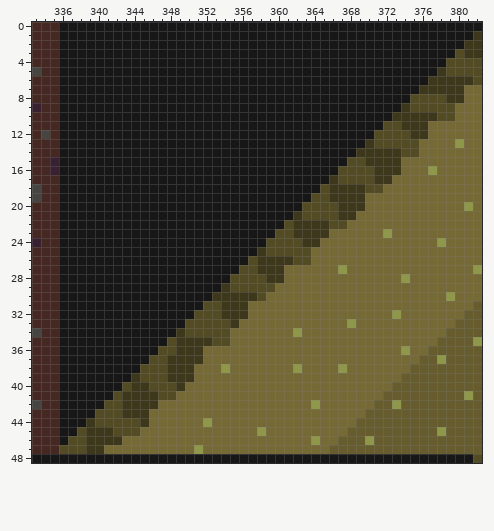
Edited in one commit: pixel-art file (Resources/GrassLevelsTileset.ase). The picture above is the old version.
384x384 pixels, 1 frame. Colours within 5 levels of each other are drawn and written as one. Shown: x 333..382, y 0..48. The commit also changed other parts of the picture, which this record leaves out.
Now the later version:
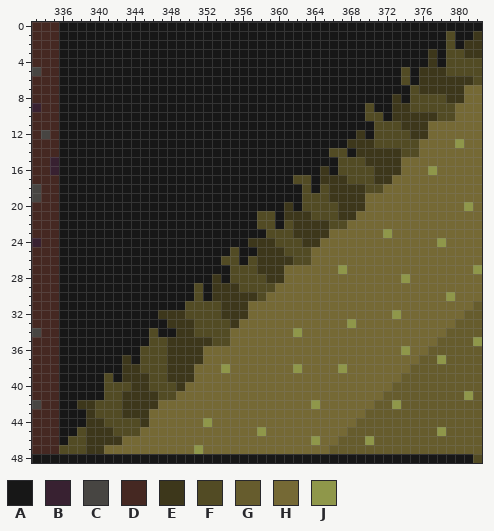
Palette (. is transparent): A #171717  B #382131  C #474542  D #452822  E #3d371b  F #524b24  G #665c2d  H #756935  J #8f974a
What changed:
@@ x 333..382 @@
  0 DDDAAAAAAAAAAAAAAAAAAAAAAAAAAAAAAAAAAAAAAAAAAAAAAA
- 1 DDDAAAAAAAAAAAAAAAAAAAAAAAAAAAAAAAAAAAAAAAAAAAAAAE
- 2 DDDAAAAAAAAAAAAAAAAAAAAAAAAAAAAAAAAAAAAAAAAAAAAAEE
- 3 DDDAAAAAAAAAAAAAAAAAAAAAAAAAAAAAAAAAAAAAAAAAAAAFEE
- 4 DDDAAAAAAAAAAAAAAAAAAAAAAAAAAAAAAAAAAAAAAAAAAAFFFF
- 5 CDDAAAAAAAAAAAAAAAAAAAAAAAAAAAAAAAAAAAAAAAAAAEFFFF
- 6 DDDAAAAAAAAAAAAAAAAAAAAAAAAAAAAAAAAAAAAAAAAAEEEEEF
- 7 DDDAAAAAAAAAAAAAAAAAAAAAAAAAAAAAAAAAAAAAAAAEEEEEHH
- 8 DDDAAAAAAAAAAAAAAAAAAAAAAAAAAAAAAAAAAAAAAAFFFFEEHH
- 9 BDDAAAAAAAAAAAAAAAAAAAAAAAAAAAAAAAAAAAAAAEFFFFFHHH
-10 DDDAAAAAAAAAAAAAAAAAAAAAAAAAAAAAAAAAAAAAEEEEEFFHHH
-11 DDDAAAAAAAAAAAAAAAAAAAAAAAAAAAAAAAAAAAAFFEEEHHHHHH
-12 DCDAAAAAAAAAAAAAAAAAAAAAAAAAAAAAAAAAAAFFFFEEHHHHHH
-13 DDDAAAAAAAAAAAAAAAAAAAAAAAAAAAAAAAAAAEFFFFFHHHHJHH
-14 DDDAAAAAAAAAAAAAAAAAAAAAAAAAAAAAAAAAEEEEEFFHHHHHHH
-15 DDBAAAAAAAAAAAAAAAAAAAAAAAAAAAAAAAAFFEEEEHHHHHHHHH
-16 DDBAAAAAAAAAAAAAAAAAAAAAAAAAAAAAAAFFFFEEEHHHJHHHHH
-17 DDDAAAAAAAAAAAAAAAAAAAAAAAAAAAAAAEFFFFEEHHHHHHHHHH
-18 CDDAAAAAAAAAAAAAAAAAAAAAAAAAAAAAFEEEEFFHHHHHHHHHHH
-19 CDDAAAAAAAAAAAAAAAAAAAAAAAAAAAAFFEEEEHHHHHHHHHHHHH
-20 DDDAAAAAAAAAAAAAAAAAAAAAAAAAAAFFFFEEEHHHHHHHHHHHJH
-21 DDDAAAAAAAAAAAAAAAAAAAAAAAAAAEFFFFEEHHHHHHHHHHHHHH
-22 DDDAAAAAAAAAAAAAAAAAAAAAAAAAFEEEEFFHHHHHHHHHHHHHHH
-23 DDDAAAAAAAAAAAAAAAAAAAAAAAAFFEEEEHHHHHHJHHHHHHHHHH
-24 BDDAAAAAAAAAAAAAAAAAAAAAAAFFFFEEHHHHHHHHHHHHHJHHHH
-25 DDDAAAAAAAAAAAAAAAAAAAAAAEFFFFFHHHHHHHHHHHHHHHHHHH
-26 DDDAAAAAAAAAAAAAAAAAAAAAFEEEEFFHHHHHHHHHHHHHHHHHHH
-27 DDDAAAAAAAAAAAAAAAAAAAAFFEEEHHHHHHJHHHHHHHHHHHHHHJ
-28 DDDAAAAAAAAAAAAAAAAAAAFFFFEEHHHHHHHHHHHHHJHHHHHHHH
-29 DDDAAAAAAAAAAAAAAAAAAEFFFFFHHHHHHHHHHHHHHHHHHHHHHH
-30 DDDAAAAAAAAAAAAAAAAAEEEEEFHHHHHHHHHHHHHHHHHHHHJHHH
-31 DDDAAAAAAAAAAAAAAAAFFEEEHHHHHHHHHHHHHHHHHHHHHHHHHG
-32 DDDAAAAAAAAAAAAAAAFFFEEEHHHHHHHHHHHHHHHHJHHHHHHHGG
-33 DDDAAAAAAAAAAAAAAFFFFFEHHHHHHHHHHHHJHHHHHHHHHHHGGG
-34 CDDAAAAAAAAAAAAAEFFFFFHHHHHHHJHHHHHHHHHHHHHHHHGGGG
-35 DDDAAAAAAAAAAAAFEEEEFFHHHHHHHHHHHHHHHHHHHHHHHGGGGJ
-36 DDDAAAAAAAAAAAFFEEEHHHHHHHHHHHHHHHHHHHHHHJHHGGGGGG
-37 DDDAAAAAAAAAAFFEEEEHHHHHHHHHHHHHHHHHHHHHHHHGGJGGGG
-38 DDDAAAAAAAAAFFFEEEHHHJHHHHHHHJHHHHJHHHHHHHGGGGGGGG
-39 DDDAAAAAAAAEFFFEEEHHHHHHHHHHHHHHHHHHHHHHHGGGGGGGGG
-40 DDDAAAAAAAFEEFFFEHHHHHHHHHHHHHHHHHHHHHHHGGGGGGGGGG
-41 DDDAAAAAAFEEEEFFHHHHHHHHHHHHHHHHHHHHHHHGGGGGGGGGJG
-42 CDDAAAAAFFEEEEHHHHHHHHHHHHHHHHHJHHHHHHGGJGGGGGGGGG
-43 DDDAAAAFFFEEEHHHHHHHHHHHHHHHHHHHHHHHHGGGGGGGGGGGGG
-44 DDDAAAEFFFFFEHHHHHHJHHHHHHHHHHHHHHHHGGGGGGGGGGGGGG
+ 1 DDDAAAAAAAAAAAAAAAAAAAAAAAAAAAAAAAAAAAAAAAAAAAFAAE
+ 2 DDDAAAAAAAAAAAAAAAAAAAAAAAAAAAAAAAAAAAAAAAAAAAFAEE
+ 3 DDDAAAAAAAAAAAAAAAAAAAAAAAAAAAAAAAAAAAAAAAAAEAFFEE
+ 4 DDDAAAAAAAAAAAAAAAAAAAAAAAAAAAAAAAAAAAAAAAAAEAFFFF
+ 5 CDDAAAAAAAAAAAAAAAAAAAAAAAAAAAAAAAAAAAAAAFAEEEFFFF
+ 6 DDDAAAAAAAAAAAAAAAAAAAAAAAAAAAAAAAAAAAAAAFAEEEEEEF
+ 7 DDDAAAAAAAAAAAAAAAAAAAAAAAAAAAAAAAAAAAAAAAFEEEEEHH
+ 8 DDDAAAAAAAAAAAAAAAAAAAAAAAAAAAAAAAAAAAAAEAFFFFEEHH
+ 9 BDDAAAAAAAAAAAAAAAAAAAAAAAAAAAAAAAAAAFAAEEFFFFFHHH
+10 DDDAAAAAAAAAAAAAAAAAAAAAAAAAAAAAAAAAAFFAEEEEEFFHHH
+11 DDDAAAAAAAAAAAAAAAAAAAAAAAAAAAAAAAAAAAFFFEEEHHHHHH
+12 DCDAAAAAAAAAAAAAAAAAAAAAAAAAAAAAAAAAEAFFFFEEHHHHHH
+13 DDDAAAAAAAAAAAAAAAAAAAAAAAAAAAAAAAAEEEFFFFFHHHHJHH
+14 DDDAAAAAAAAAAAAAAAAAAAAAAAAAAAAAAFFAEEEEEFFHHHHHHH
+15 DDBAAAAAAAAAAAAAAAAAAAAAAAAAAAAAAAFFFEEEEHHHHHHHHH
+16 DDBAAAAAAAAAAAAAAAAAAAAAAAAAAAAAEAFFFFEEEHHHJHHHHH
+17 DDDAAAAAAAAAAAAAAAAAAAAAAAAAAFFAEEEFFFEEHHHHHHHHHH
+18 CDDAAAAAAAAAAAAAAAAAAAAAAAAAAAFAFEEEEFFHHHHHHHHHHH
+19 CDDAAAAAAAAAAAAAAAAAAAAAAAAAAAFFFEEEEHHHHHHHHHHHHH
+20 DDDAAAAAAAAAAAAAAAAAAAAAAAAAEAFFFFEEEHHHHHHHHHHHJH
+21 DDDAAAAAAAAAAAAAAAAAAAAAAFFAEEEFFFEEHHHHHHHHHHHHHH
+22 DDDAAAAAAAAAAAAAAAAAAAAAAFFAFEEEEFFHHHHHHHHHHHHHHH
+23 DDDAAAAAAAAAAAAAAAAAAAAAAAFFFEEEEHHHHHHJHHHHHHHHHH
+24 BDDAAAAAAAAAAAAAAAAAAAAAEEEFFFEEHHHHHHHHHHHHHJHHHH
+25 DDDAAAAAAAAAAAAAAAAAAAFAAEEEFFFHHHHHHHHHHHHHHHHHHH
+26 DDDAAAAAAAAAAAAAAAAAAFFAFEEEEFFHHHHHHHHHHHHHHHHHHH
+27 DDDAAAAAAAAAAAAAAAAAAAFFFEEEHHHHHHJHHHHHHHHHHHHHHJ
+28 DDDAAAAAAAAAAAAAAAAAEAFFFFEEHHHHHHHHHHHHHJHHHHHHHH
+29 DDDAAAAAAAAAAAAAAAFAEEEFFFFHHHHHHHHHHHHHHHHHHHHHHH
+30 DDDAAAAAAAAAAAAAAAFAEEEEEFHHHHHHHHHHHHHHHHHHHHJHHH
+31 DDDAAAAAAAAAAAAAAFFFFEEEHHHHHHHHHHHHHHHHHHHHHHHHHG
+32 DDDAAAAAAAAAAAEEEFFFFEEEHHHHHHHHHHHHHHHHJHHHHHHHGG
+33 DDDAAAAAAAAAAAAEEEFFFFEHHHHHHHHHHHHJHHHHHHHHHHHGGG
+34 CDDAAAAAAAAAAFAAEEFFFFHHHHHHHJHHHHHHHHHHHHHHHHGGGG
+35 DDDAAAAAAAAAAFFEEEEEFFHHHHHHHHHHHHHHHHHHHHHHHGGGGJ
+36 DDDAAAAAAAAAFFFEEEEHHHHHHHHHHHHHHHHHHHHHHJHHGGGGGG
+37 DDDAAAAAAAEAFFFEEEEHHHHHHHHHHHHHHHHHHHHHHHHGGJGGGG
+38 DDDAAAAAAAEEFFFEEEHHHJHHHHHHHJHHHHJHHHHHHHGGGGGGGG
+39 DDDAAAAAFAEEEFFEEEHHHHHHHHHHHHHHHHHHHHHHHGGGGGGGGG
+40 DDDAAAAAFFFEEFFFEHHHHHHHHHHHHHHHHHHHHHHHGGGGGGGGGG
+41 DDDAAAAAFFEEEEFFHHHHHHHHHHHHHHHHHHHHHHHGGGGGGGGGJG
+42 CDDAAEEFFFEEEEHHHHHHHHHHHHHHHHHJHHHHHHGGJGGGGGGGGG
+43 DDDAAAEFFFEEEHHHHHHHHHHHHHHHHHHHHHHHHGGGGGGGGGGGGG
+44 DDDAAAEEFFFFEHHHHHHJHHHHHHHHHHHHHHHHGGGGGGGGGGGGGG
 45 DDDAAFEEEFFFHHHHHHHHHHHHHJHHHHHHHHHGGGGGGGGGGJGGGG
